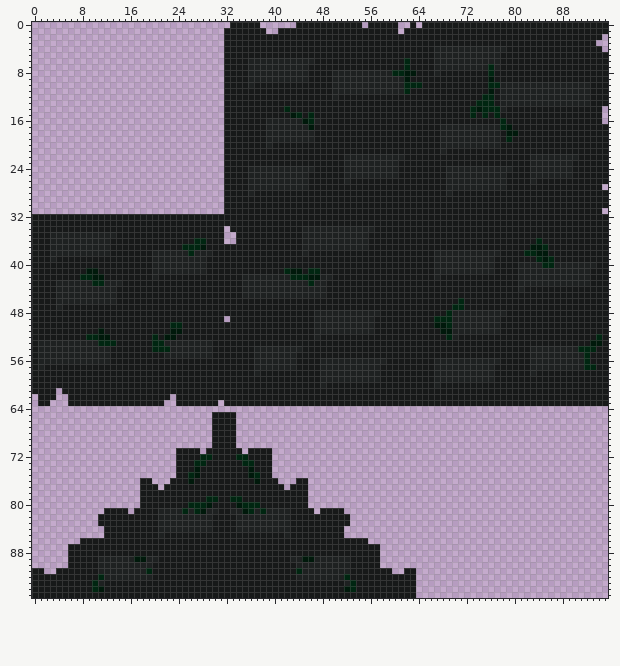
Sprite sheet: prjVenomBite/sprites/metalGround_spr/4670ce63-4b16-42f6-aabc-7a216458cc09.png. That is the earlier state.
The file is 96x96 pixels. Colours within 5 levels of each other are drawn and written as one.
The same view after the edit:
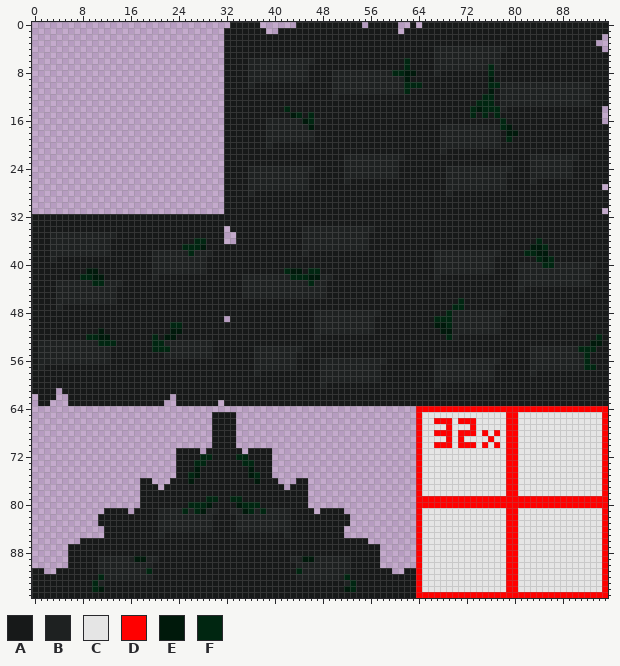
Palette (. is transparent): A #171919  B #1e2121  C #e5e5e5  D #ff0000  E #00190b  F #002611
Difference:
@@ x 62..95 @@
 63 AAAAAAAAAAAAAAAAAAAAAAAAAAAAAAAAAA
-64 ..................................
-65 ..................................
-66 ..................................
-67 ..................................
-68 ..................................
-69 ..................................
-70 ..................................
-71 ..................................
-72 ..................................
-73 ..................................
-74 ..................................
-75 ..................................
-76 ..................................
-77 ..................................
-78 ..................................
-79 ..................................
-80 ..................................
-81 ..................................
-82 ..................................
-83 ..................................
-84 ..................................
-85 ..................................
-86 ..................................
-87 ..................................
-88 ..................................
-89 ..................................
-90 ..................................
-91 AA................................
-92 AA................................
-93 AA................................
-94 AA................................
-95 AA................................
+64 ..DDDDDDDDDDDDDDDDDDDDDDDDDDDDDDDD
+65 ..DCCCCCCCCCCCCCCDDCCCCCCCCCCCCCCD
+66 ..DCCDDDCDDDCCCCCDDCCCCCCCCCCCCCCD
+67 ..DCCCCDCCCDCCCCCDDCCCCCCCCCCCCCCD
+68 ..DCCDDDCDDDCDCDCDDCCCCCCCCCCCCCCD
+69 ..DCCCCDCDCCCCDCCDDCCCCCCCCCCCCCCD
+70 ..DCCDDDCDDDCDCDCDDCCCCCCCCCCCCCCD
+71 ..DCCCCCCCCCCCCCCDDCCCCCCCCCCCCCCD
+72 ..DCCCCCCCCCCCCCCDDCCCCCCCCCCCCCCD
+73 ..DCCCCCCCCCCCCCCDDCCCCCCCCCCCCCCD
+74 ..DCCCCCCCCCCCCCCDDCCCCCCCCCCCCCCD
+75 ..DCCCCCCCCCCCCCCDDCCCCCCCCCCCCCCD
+76 ..DCCCCCCCCCCCCCCDDCCCCCCCCCCCCCCD
+77 ..DCCCCCCCCCCCCCCDDCCCCCCCCCCCCCCD
+78 ..DCCCCCCCCCCCCCCDDCCCCCCCCCCCCCCD
+79 ..DDDDDDDDDDDDDDDDDDDDDDDDDDDDDDDD
+80 ..DDDDDDDDDDDDDDDDDDDDDDDDDDDDDDDD
+81 ..DCCCCCCCCCCCCCCDDCCCCCCCCCCCCCCD
+82 ..DCCCCCCCCCCCCCCDDCCCCCCCCCCCCCCD
+83 ..DCCCCCCCCCCCCCCDDCCCCCCCCCCCCCCD
+84 ..DCCCCCCCCCCCCCCDDCCCCCCCCCCCCCCD
+85 ..DCCCCCCCCCCCCCCDDCCCCCCCCCCCCCCD
+86 ..DCCCCCCCCCCCCCCDDCCCCCCCCCCCCCCD
+87 ..DCCCCCCCCCCCCCCDDCCCCCCCCCCCCCCD
+88 ..DCCCCCCCCCCCCCCDDCCCCCCCCCCCCCCD
+89 ..DCCCCCCCCCCCCCCDDCCCCCCCCCCCCCCD
+90 ..DCCCCCCCCCCCCCCDDCCCCCCCCCCCCCCD
+91 AADCCCCCCCCCCCCCCDDCCCCCCCCCCCCCCD
+92 AADCCCCCCCCCCCCCCDDCCCCCCCCCCCCCCD
+93 AADCCCCCCCCCCCCCCDDCCCCCCCCCCCCCCD
+94 AADCCCCCCCCCCCCCCDDCCCCCCCCCCCCCCD
+95 AADDDDDDDDDDDDDDDDDDDDDDDDDDDDDDDD
Where, in picture pixels (left, top, right, bottom), the same in both pictures:
added: (416, 406, 608, 598)
